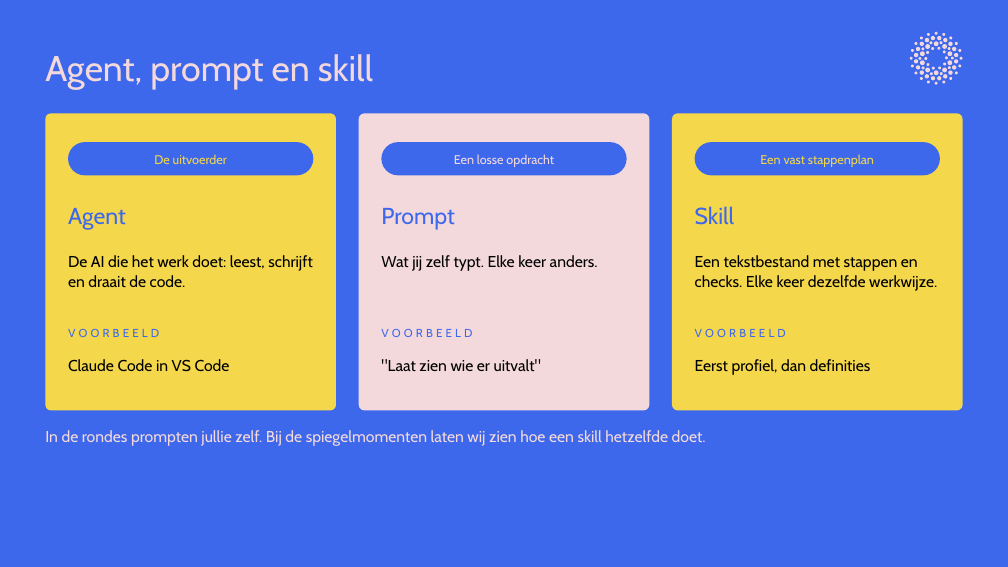
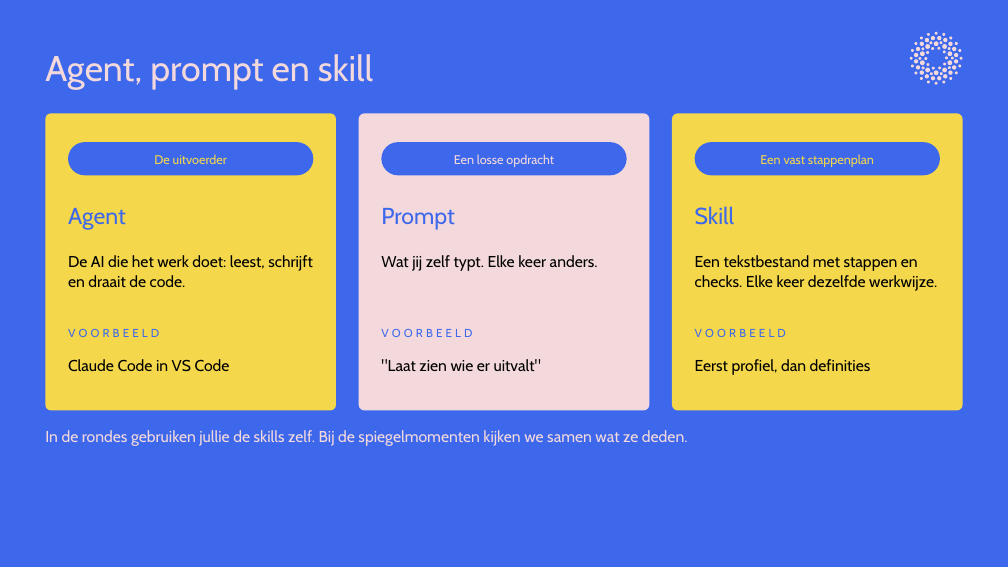
Before and after one commit to cedanl/clidev-presentaties, a slide deck: slide 12 of exports/261005_workshop_rad_uitvoering.pptx. Drawn at 1008x567 pixels with LibreOffice and Linux fonts; fonts in the diff are those of the drawing. Boxes give left, top, right and bottom in pixels: in the first picture for what was removed or moved away, otherwise in the second. Text is boxed around its words. In the diff, an @@ line names an element or a change of style, - is before the commit and + after.

```diff
--- a/exports/261005_workshop_rad_uitvoering.pptx
+++ b/exports/261005_workshop_rad_uitvoering.pptx
@@ text at bbox=[45, 430, 688, 446]: text changed @@
-In de rondes prompten jullie zelf. Bij de spiegelmomenten laten wij zien hoe een skill hetzelfde doet.
+In de rondes gebruiken jullie de skills zelf. Bij de spiegelmomenten kijken we samen wat ze deden.
```
Also in this commit, not shown: 12 other slides changed, 1 other file.
